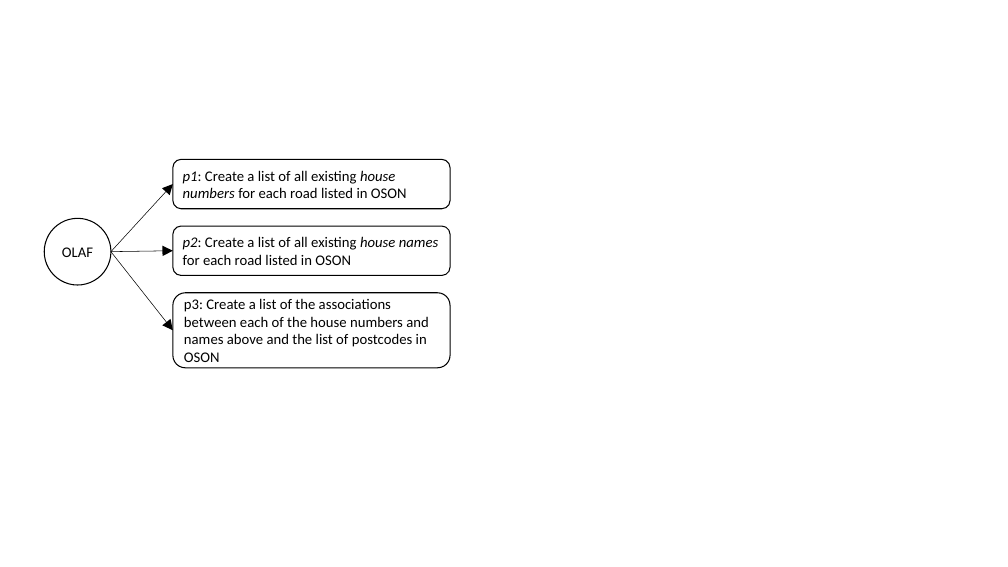
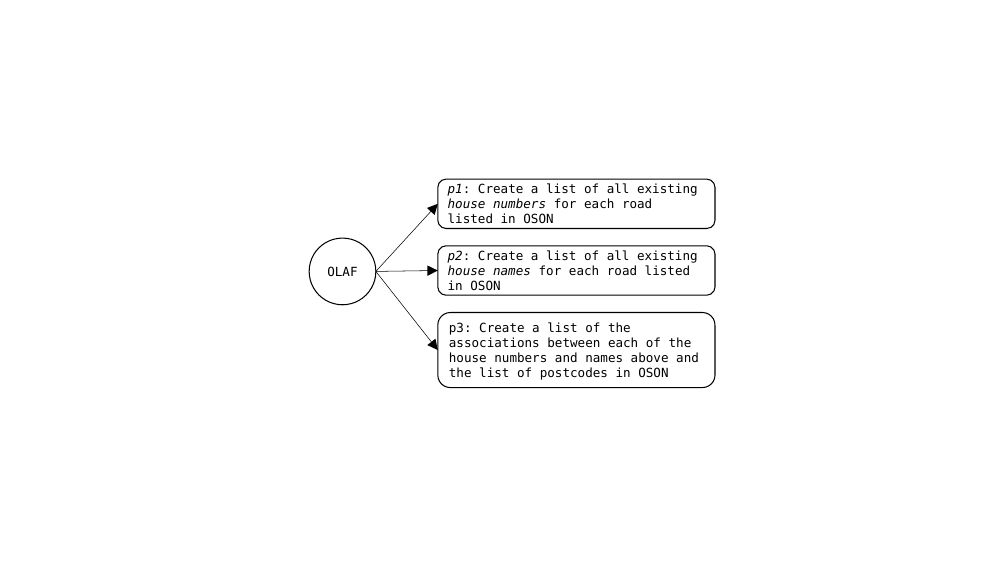
Before and after one commit to Digital-Contraptions-Imaginarium/OLAF-ICWE2016-paper, a slide deck: slide 4 of images_src/misc_powerpoint.pptx. Drawn at 1008x567 pixels with LibreOffice and Linux fonts; fonts in the diff are those of the drawing. Boxes give left, top, right and bottom in pixels: in the first picture for what was removed or moved away, otherwise in the second. Text is boxed around its words. In the diff, an @@ line names an element or a change of style, - is before the commit and + after.

```diff
--- a/images_src/misc_powerpoint.pptx
+++ b/images_src/misc_powerpoint.pptx
@@ 3 rounded rectangles, 3 arrows, 1 ellipse: place and size @@
-3 rounded rectangles, 3 arrows, 1 ellipse at <box>44,160,451,368</box>
+3 rounded rectangles, 3 arrows, 1 ellipse at <box>309,179,715,387</box>
@@ size 14 to 12 pt, font Calibri to DejaVu Sans Mono in 4 elements at <box>438,312,715,387</box>, <box>438,179,715,228</box>, <box>438,246,715,295</box>, <box>309,238,376,305</box> @@
```
Also in this commit, not shown: 1 other slide changed, 2 other files.
